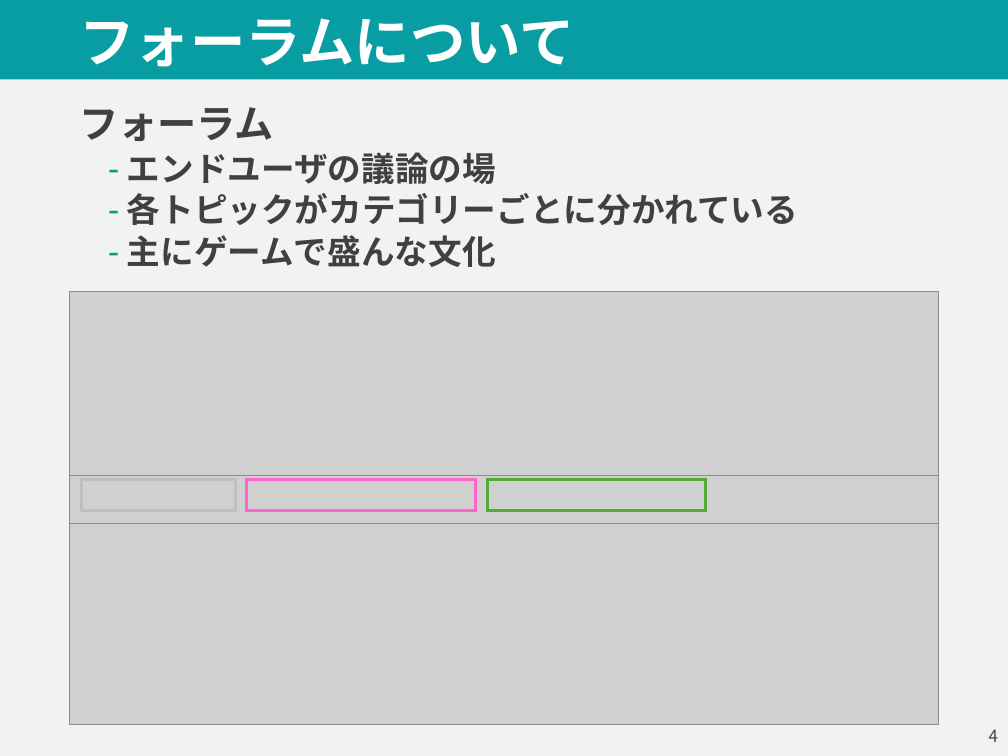
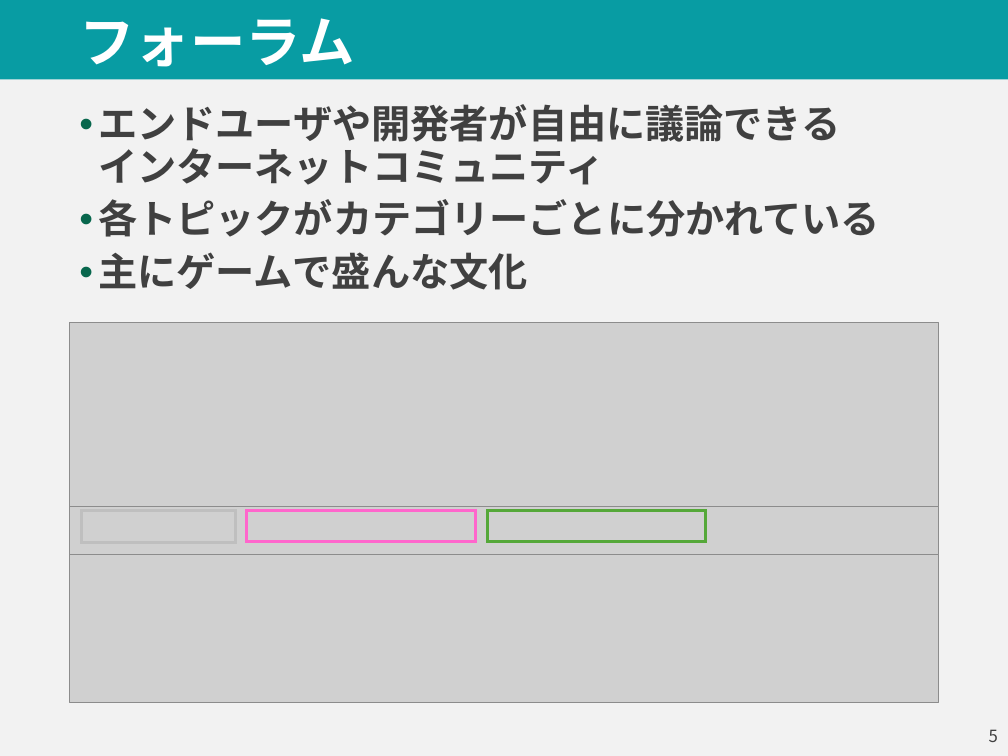
Before and after one commit to parthenos0908/steam_review, a slide deck: slide 6 of Presen/n-itikaw_20211214_中間報告2.pptx (slide 5 before the commit). Drawn at 1008x756 pixels with LibreOffice and Linux fonts; fonts in the diff are those of the drawing; grey boxes stand for pictures. Boxes give left, top, right and bottom in pixels: in the first picture for what was removed or moved away, otherwise in the second. Text is boxed around its words. In the diff, an @@ line names an element or a change of style, - is before the commit and + after.

```diff
--- a/Presen/n-itikaw_20211214_中間報告2.pptx
+++ b/Presen/n-itikaw_20211214_中間報告2.pptx
@@ title at [79, 18, 355, 67]: text changed @@
-フォーラムについて
+フォーラム
@@ text at [98, 104, 840, 185]: text changed; size 24 to 28 pt @@
-フォーラム
-  – エンドユーザの議論の場
+• エンドユーザや開発者が自由に議論できる
+  インターネットコミュニティ
@@ text at [98, 199, 880, 290]: size 24 to 28 pt in "各トピックがカテゴリーごとに分かれている", "主にゲームで盛んな文化"; bullet - to •; list level 2 to 1 in "各トピックがカテゴリーごとに分かれている"; bullet colour #0C9B74 to #08684E; list level 2 to 1 in "主にゲームで盛んな文化" @@
@@ 3 rectangles, 2 pictures: place and size @@
-3 rectangles, 2 pictures at [70, 291, 938, 523]
+3 rectangles, 2 pictures at [70, 323, 938, 554]
@@ picture: place and size @@
-picture at [70, 523, 938, 725]
+picture at [70, 554, 938, 703]
@@ page number at [989, 729, 998, 742]: text changed @@
-4
+5
```
Also in this commit, not shown: 7 other slides changed, 12 slides added, 9 slides removed, 24 other files.
